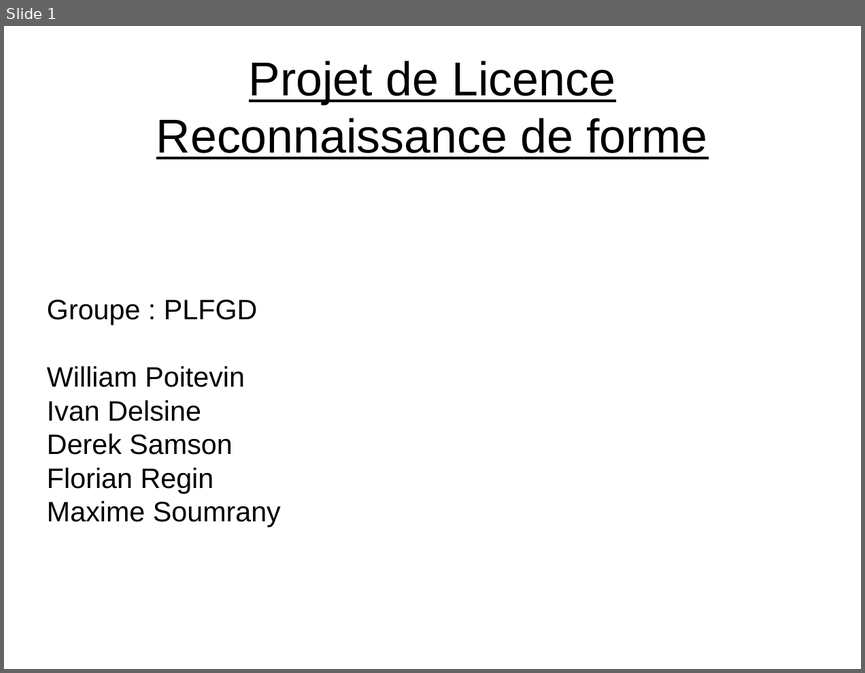
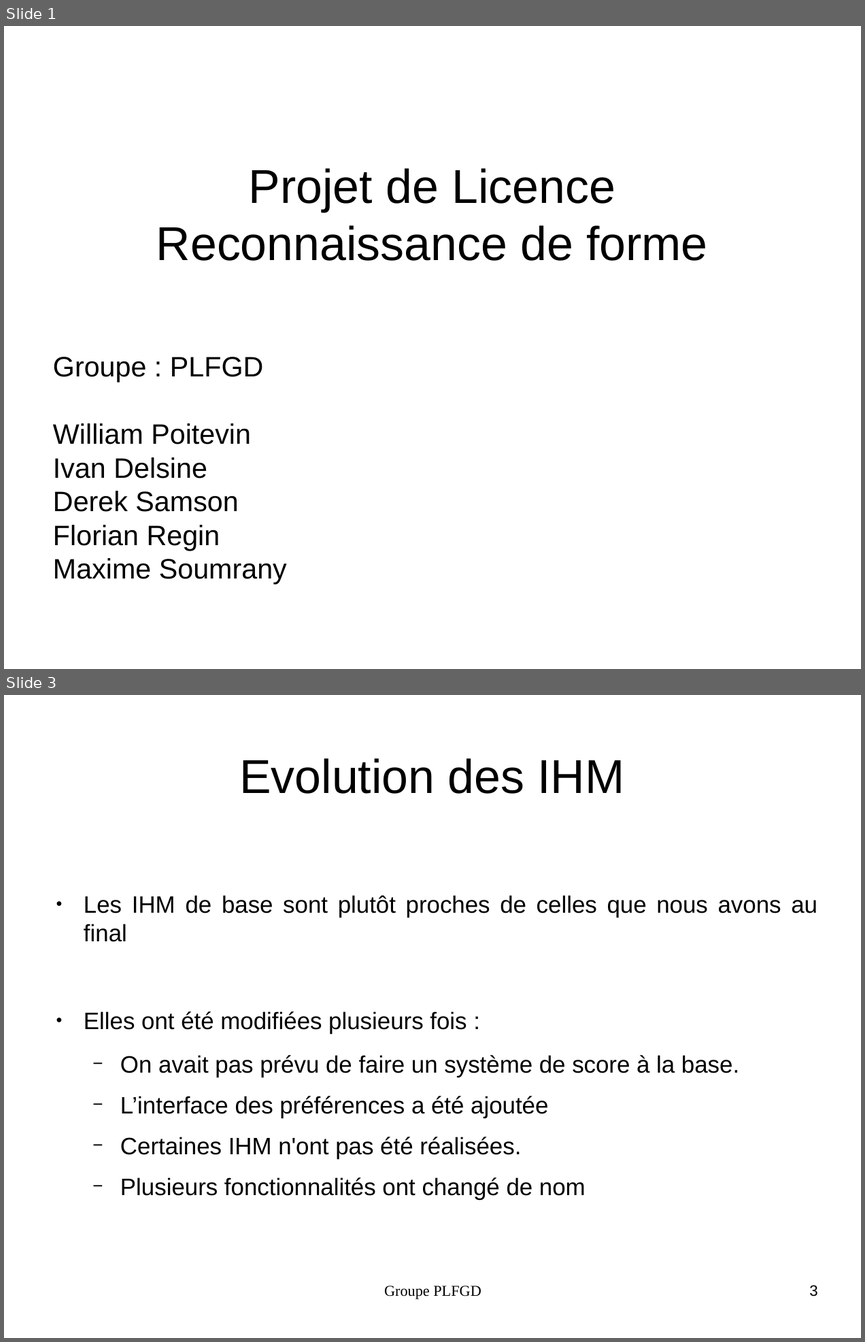
Before and after one commit to Ainorte/PLFGD, a slide deck: Documentation/Diapo.odp. Shown one above the other, each under a label of ours: slide 1 before the commit, slides 1 and 3 after it; the slides between them are not shown. The pictures are 865x673 and 865x1342 pixels, drawn with LibreOffice and Linux fonts; fonts in the diff are those of the drawing. Boxes give left, top, right and bottom in pixels: in the first picture for what was removed or moved away, otherwise in the second. Text is boxed around its words. In the diff, an @@ line names an element or a change of style, - is before the commit and + after.

```diff
--- a/Documentation/Diapo.odp
+++ b/Documentation/Diapo.odp
@@ slide 3 added at (x1=4, y1=695, x2=861, y2=1338), background #FFFFFF @@
@@ title added at (x1=239, y1=758, x2=625, y2=794), 44 pt, text #000000 @@
+Evolution des IHM
@@ text added at (x1=84, y1=895, x2=817, y2=1199), 22 pt, text #000000 @@
+● Les IHM de base sont plutôt proches de celles que nous avons au final
+● Elles ont été modifiées plusieurs fois :
+  − On avait pas prévu de faire un système de score à la base.
+  − L’interface des préférences a été ajoutée
+  − Certaines IHM n'ont pas été réalisées.
+  − Plusieurs fonctionnalités ont changé de nom
@@ text added at (x1=384, y1=1285, x2=481, y2=1299), 14 pt, text #000000 @@
+Groupe PLFGD
@@ page number added at (x1=809, y1=1285, x2=817, y2=1296), 14 pt, text #000000 @@
+3
@@ slide 1 changed as well @@
@@ title "Projet de Licence Reconnaissance de ..." moved from (x1=156, y1=61, x2=707, y2=159) to (x1=156, y1=168, x2=707, y2=261) @@
@@ title "Projet de Licence Reconnaissance de ..." at (x1=156, y1=168, x2=707, y2=261): underline off @@
@@ subtitle "Groupe : PLFGD" moved from (x1=47, y1=299, x2=281, y2=527) to (x1=53, y1=356, x2=287, y2=584) @@
```
Also in this commit, not shown: 1 other slide changed, 8 other slides added, 5 slides removed.
